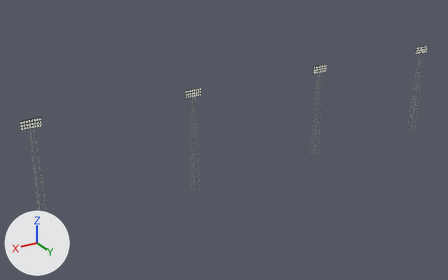
Two versions of the glTF model outputs/stadium-pilot/public/floodlight-masts.glb, one commit apart.
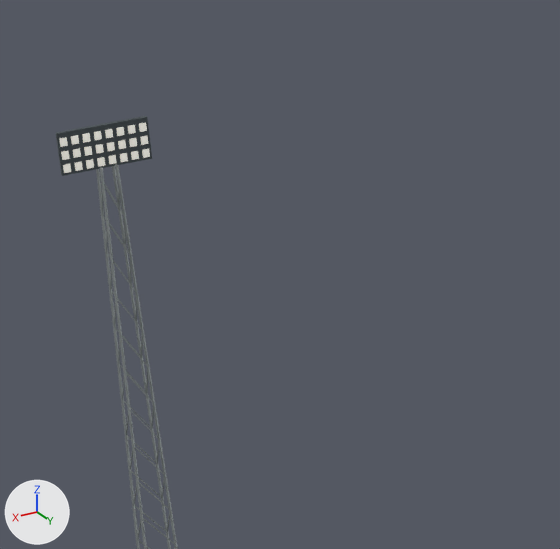
The first picture shows the older version from a 50 mm camera at (124.2, 87.1, 108.4) aimed at (13.0, -98.2, 15.8). The close-ups show the older and then the newer version on the part from 1% to 31% of the width and 32% to 78% of the height of that picture. Only the edits that show in the close-ups are written down. The axes (+X, +Y, +Z) are drawn at lower left. The lights are the same throughout. Vertices at exactly the same position are counted once.

Names of what the first close-up shows: 'Lamp face', 'Lamp housing', 'Mast steel'.
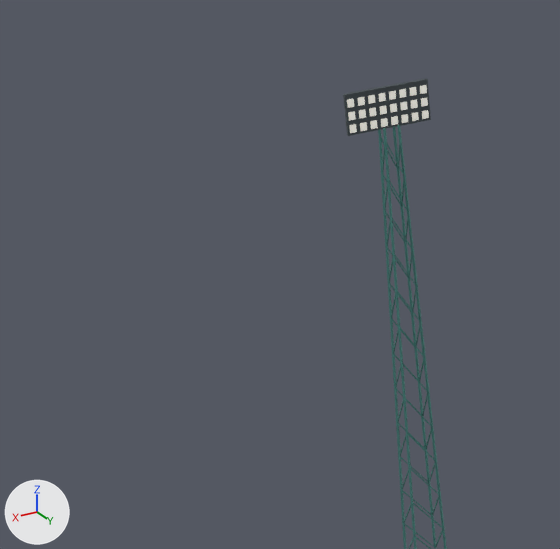
What changed in the scene script:
```text
Change mat_mast_steel:
    mat_mast_steel.base_color: (0.38, 0.42, 0.42) -> (0.09, 0.3, 0.27)  # grey #a6adad -> cyan #55958e
Change me_lamp_face:
    used by ob_lamp_face; location = (0.0, 0.0, 0.0)
    remove me_lamp_face.from_pydata(...)  # 768 vertices, 1152 faces; spans x -87.0..87.0, y -94.0, z 37.0..40.0
    add me_lamp_face.from_pydata(...)  # 768 vertices, 1152 faces; spans x -65.0..67.0, y -94.0..-91.0, z 37.0..40.0
    me_lamp_face part 1: all 192 vertices in x 81.0..87.0, y -94.0, z 37.0..40.0 are moved by (-20.0, 3.0, 0.0)
    other edits to the shape of me_lamp_face do not show in these pictures
Change me_lamp_housing:
    used by ob_lamp_housing; location = (0.0, 0.0, 0.0)
    remove me_lamp_housing.from_pydata(...)  # 32 vertices, 48 faces; spans x -87.0..87.0, y -94.0, z 37.0..40.0
    add me_lamp_housing.from_pydata(...)  # 32 vertices, 48 faces; spans x -65.0..67.0, y -94.0..-91.0, z 37.0..40.0
    me_lamp_housing part 2: the loose piece of 8 vertices spanning x 81.0..87.0, y -94.0, z 37.0..40.0 is moved by (-20.0, 3.0, 0.0)
    other edits to the shape of me_lamp_housing do not show in these pictures
Change me_mast_steel:
    used by ob_mast_steel; location = (0.0, 0.0, 0.0)
    remove me_mast_steel.from_pydata(...)  # 1664 vertices, 2496 faces; spans x -85.0..85.0, y -95.0..-93.0, z 0.0..37.0
    add me_mast_steel.from_pydata(...)  # 1664 vertices, 2496 faces; spans x -63.0..65.0, y -95.0..-90.0, z 0.0..37.0
    me_mast_steel part 3: all 416 vertices in x 83.0..85.0, y -95.0..-93.0, z 0.0..37.0 are moved by (-20.0, 3.0, 0.0)
    other edits to the shape of me_mast_steel do not show in these pictures
```

Location of each change, [x1, y1, x2, y2] in pixels of the close-ups (560 x 549 px):
'Mast steel', recoloured, reshaped: before [96, 164, 178, 549]; after [378, 125, 447, 549]
'Lamp housing', reshaped: before [56, 116, 152, 176]; after [343, 78, 431, 136]
'Lamp face', reshaped: before [59, 122, 150, 173]; after [347, 85, 429, 133]
